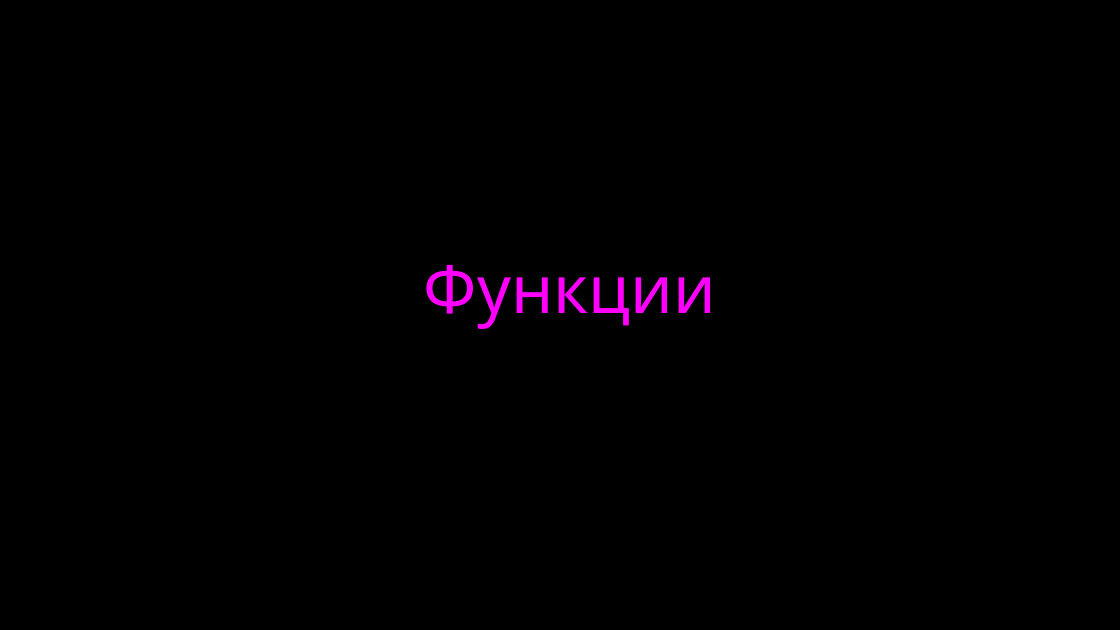
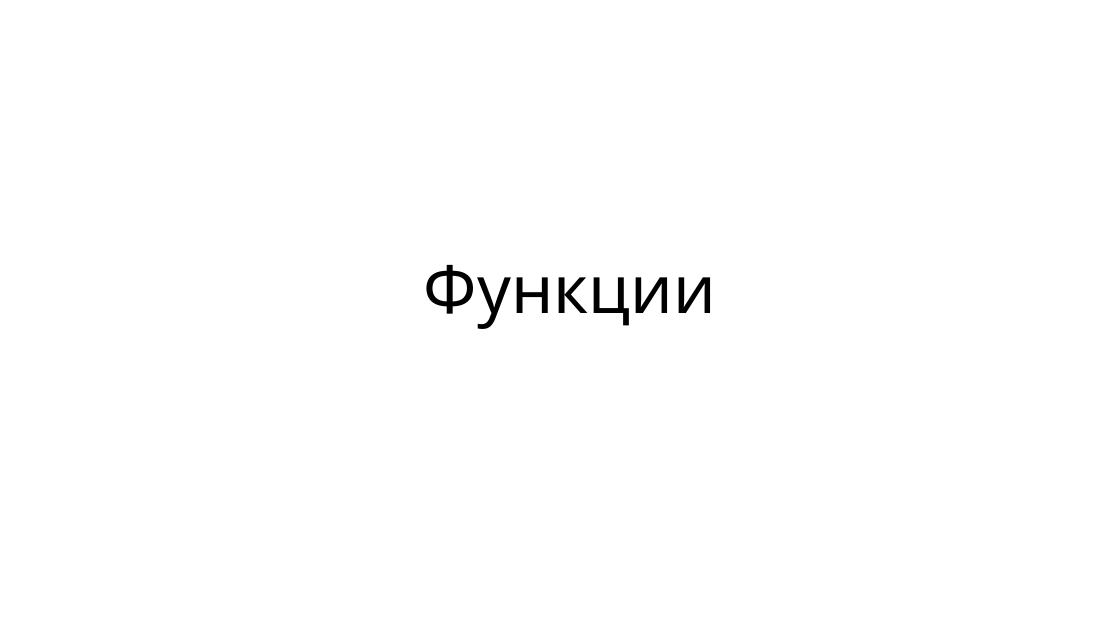
Before and after one commit to maxchv/LearnPython, a slide deck: slide 1 of week04/Functions.pptx. Drawn at 1120x630 pixels with LibreOffice and Linux fonts; fonts in the diff are those of the drawing. Boxes give left, top, right and bottom in pixels: in the first picture for what was removed or moved away, otherwise in the second. Text is boxed around its words. In the diff, an @@ line names an element or a change of style, - is before the commit and + after.

```diff
--- a/week04/Functions.pptx
+++ b/week04/Functions.pptx
@@ background #000000 to #FFFFFF @@
@@ text "Функции" at [424,265,716,329]: text colour #FF00FF to #000000 @@
```
Also in this commit, not shown: 1 other slide changed, 1 slide added.
